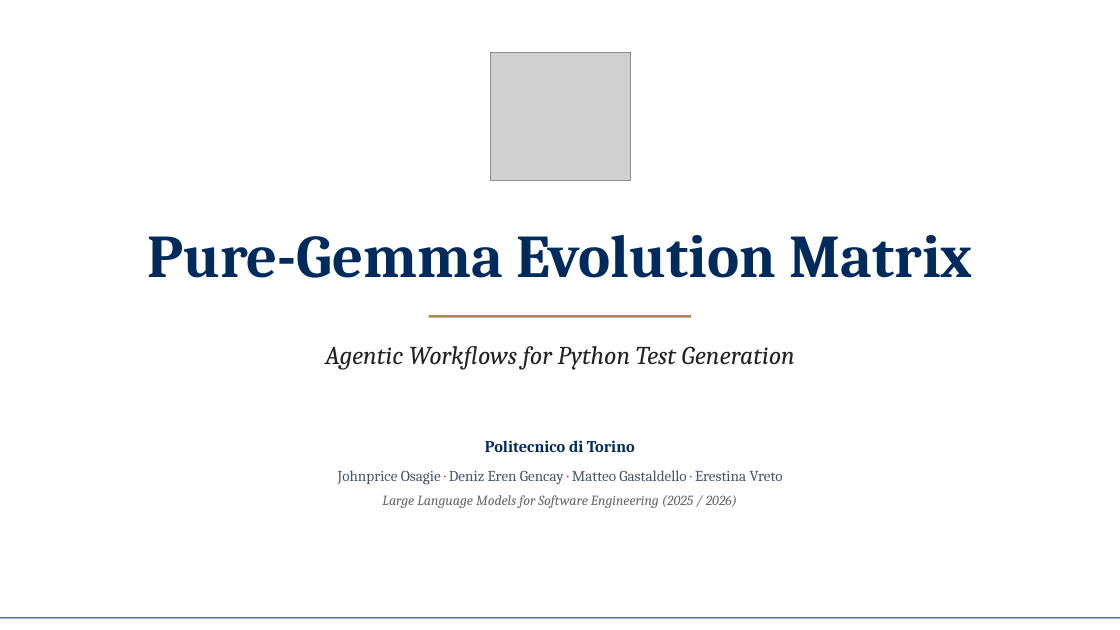
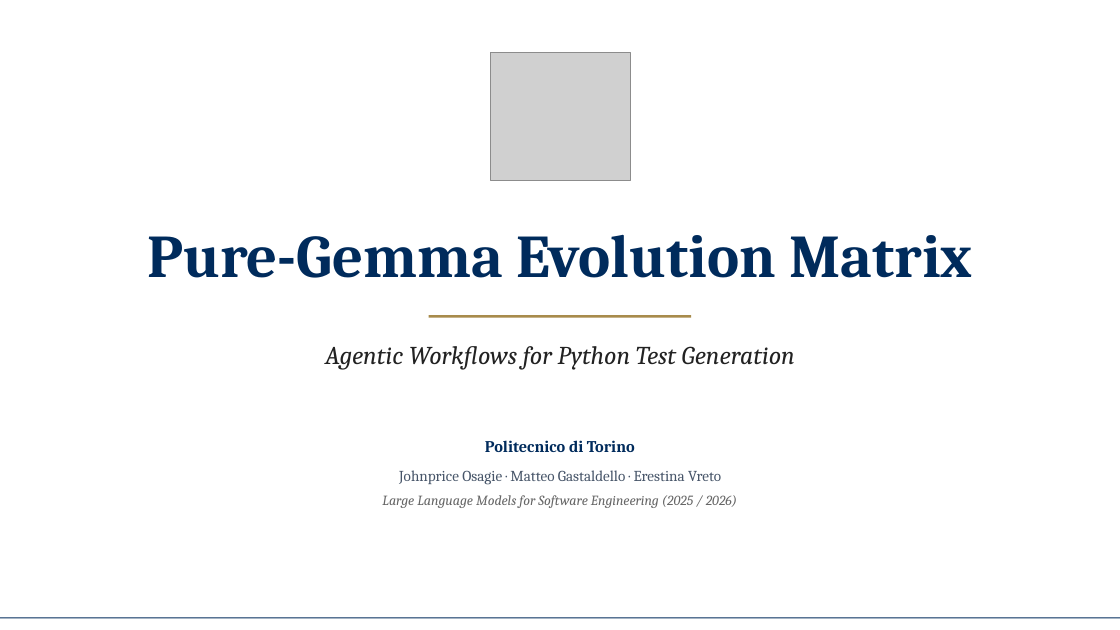
Before and after one commit to LLMProjectPolito/LLMProject, a slide deck: slide 1 of report/presentation.pptx. Drawn at 1120x630 pixels with LibreOffice and Linux fonts; fonts in the diff are those of the drawing; grey boxes stand for pictures; background and template pictures are left out. Boxes give left, top, right and bottom in pixels: in the first picture for what was removed or moved away, otherwise in the second. Text is boxed around its words. In the diff, an @@ line names an element or a change of style, - is before the commit and + after.

```diff
--- a/report/presentation.pptx
+++ b/report/presentation.pptx
@@ text at (x1=399, y1=470, x2=721, y2=485): text changed @@
-Johnprice Osagie · Deniz Eren Gencay · Matteo Gastaldello · Erestina Vreto
+Johnprice Osagie · Matteo Gastaldello · Erestina Vreto
```
Also in this commit, not shown: 10 other slides changed, 2 other files.
